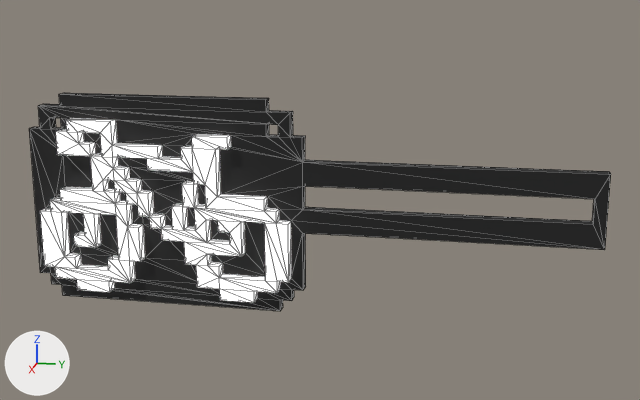
The glTF model public/buildings/smallSign/bikeShopSign.glb, before and after one commit.
Before and after are seen from a 50 mm camera at (9.71, -0.87, 11.82) aimed at (2.71, -2.27, 10.07). Arrows for +X, +Y and +Z are at lower left; the lights stay in place. Mesh edges are drawn as thin lines. Where no turn or scale is listed for an object, it has been applied to the vertices. Vertices at the same position are counted once.

Objects in the first picture: 'ObjObject'.
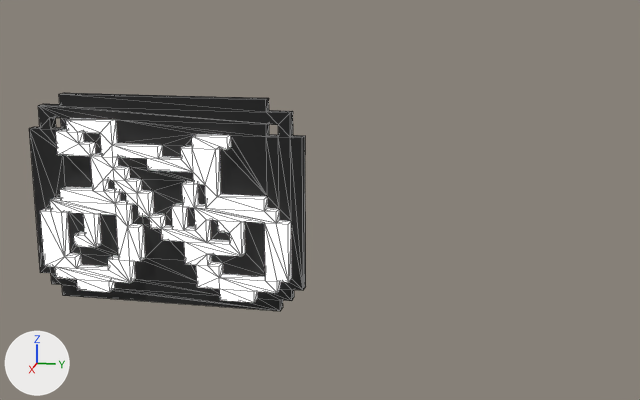
Location of each change, [x1, y1, x2, y2] in pixels of the pictures (640 x 400 px):
'ObjObject', reshaped (52% narrower): before [29, 93, 611, 311]; after [29, 93, 306, 311]
part 1 of me_objobject, cut back: before [220, 135, 611, 290]; after [220, 135, 306, 290]

Patch to the scene script:
```diff
--- a/public/buildings/smallSign/bikeShopSign.glb.py
+++ b/public/buildings/smallSign/bikeShopSign.glb.py
@@ me_objobject @@
 # used by ob_objobject; location = (0.0, 0.0, 0.0)
-me_objobject.from_pydata(...)  # 542 vertices, 1124 faces; spans x 2.6..2.9, y -4.8..0.0, z 9.1..10.9
+me_objobject.from_pydata(...)  # 526 vertices, 1088 faces; spans x 2.6..2.9, y -4.8..-2.4, z 9.1..10.9
+# me_objobject part 1
+# 16 vertices are removed from x 2.7..2.8, y -2.4..0.0, z 9.8..10.4
+# 60 faces are deleted
+# 24 new faces join them, mat_palette (picture img_bike_shop_sign)
 me_objobject.materials.append(mat_palette)
```
